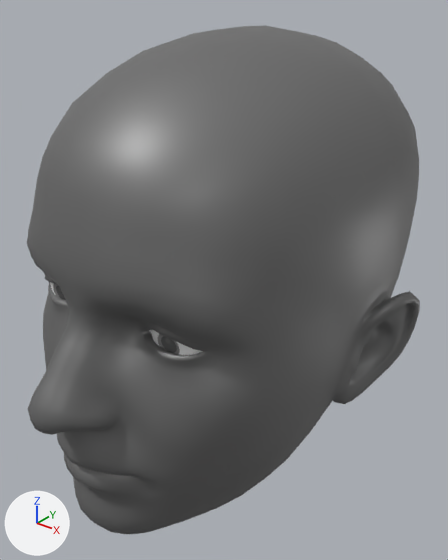
Two versions of the glTF model scene.glb, one commit apart.
One viewpoint serves both versions: a camera (50 mm lens) standing at (1.88, -2.44, 2.17) and looking at (0.06, -0.16, 0.75). Lighting does not change. The marker at lower left points along +X, +Y and +Z. The picture after the commit comes second. Where no turn or scale is listed for an object, it has been applied to the vertices. Vertices at exactly the same position are counted once.
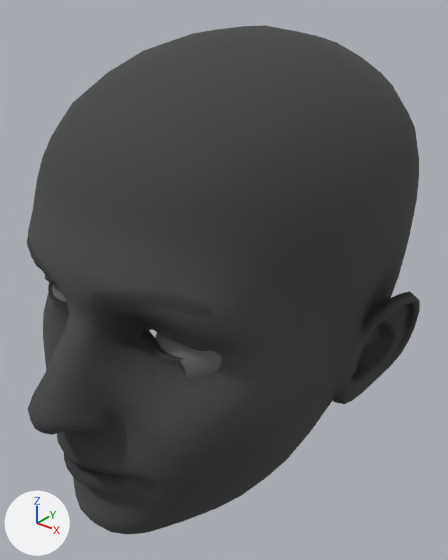
The newer file is also turned or shifted as a whole; pictures and numbers use the older file's frame.

Scene script edits in JSON lines:
```json
{"op": "add", "block": "mat_lambert5", "code": "n5 = _N.new('ShaderNodeMix'); n5.name = 'Mix'"}
{"op": "add", "block": "mat_lambert5", "code": "n5.data_type = 'RGBA'"}
{"op": "add", "block": "mat_lambert5", "code": "n5.blend_type = 'MULTIPLY'"}
{"op": "add", "block": "mat_lambert5", "code": "n5.inputs[0].default_value = 1.0  # 'Factor'"}
{"op": "add", "block": "mat_lambert5", "code": "n5.inputs[7].default_value = (0.162, 0.168, 0.168, 1.0)  # 'B', grey #707272"}
{"block": "mat_lambert5", "where": "n2 = _N.new('ShaderNodeTexImage'); n2.name = 'Image Texture'"}
{"block": "mat_lambert5", "where": "n0 = _N.new('ShaderNodeBsdfPrincipled'); n0.name = 'Principled BSDF'"}
{"op": "remove", "block": "mat_lambert5", "code": "_L.new(n2.outputs[0], n0.inputs[0])  # 'Color' to 'Base Color'"}
{"op": "add", "block": "mat_lambert5", "code": "_L.new(n5.outputs[2], n0.inputs[0])  # 'Result' to 'Base Color'"}
{"op": "add", "block": "mat_lambert5", "code": "_L.new(n2.outputs[0], n5.inputs[6])  # 'Color' to 'A'"}
{"block": "me_mesh_0", "where": "# used by ob_mesh_0; location = (-1.363, 0.769, 2.977)"}
{"op": "remove", "block": "me_mesh_0", "code": "me_mesh_0.from_pydata(...)  # 482 vertices, 960 faces; spans x 0.863..1.249, y -1.683..-1.302, z -2.284..-1.9"}
{"op": "add", "block": "me_mesh_0", "code": "me_mesh_0.from_pydata(...)  # 482 vertices, 960 faces; spans x 0.867..1.253, y -1.686..-1.305, z -2.379..-1.994"}
{"block": "me_mesh_0", "change": "me_mesh_0 part 1: the whole mesh is moved by (0.004, -0.002, -0.094)"}
{"block": "me_mesh_1", "where": "# used by ob_mesh_1; location = (-0.782, 0.711, 2.959)"}
{"op": "remove", "block": "me_mesh_1", "code": "me_mesh_1.from_pydata(...)  # 482 vertices, 960 faces; spans x 0.942..1.326, y -1.621..-1.239, z -2.288..-1.903"}
{"op": "add", "block": "me_mesh_1", "code": "me_mesh_1.from_pydata(...)  # 482 vertices, 960 faces; spans x 0.971..1.356, y -1.622..-1.24, z -2.382..-1.998"}
{"block": "me_mesh_1", "change": "me_mesh_1 part 2: the whole mesh is moved by (0.029, -0.001, -0.095)"}
{"block": "me_mesh_2", "where": "me_mesh_2.from_pydata(...)  # 2659 vertices, 5032 faces; spans x 0.09..2.0, y -2.68..-0.31, z -2.75..-0.44"}
{"op": "remove", "block": "me_mesh_2", "code": "me_mesh_2.materials.append(mat_material_1)  # grey #7b7b7b"}
{"op": "add", "block": "me_mesh_2", "code": "me_mesh_2.materials.append(mat_lambert5)"}
```

Pixel boxes (x1, y1, x2, y2) of what changed, in the pictures (448 x 560 px):
```json
{"object": "mesh_2", "change": "recoloured", "before": [27, 25, 420, 534], "after": [27, 25, 420, 534], "on screen": "darker"}
{"object": "mesh_1", "change": "recoloured, moved", "before": [150, 329, 202, 355], "after": [156, 333, 222, 379]}
{"object": "mesh_0", "change": "recoloured, moved", "before": [50, 282, 66, 300], "after": [52, 283, 66, 302], "on screen": "mostly hidden"}
```
